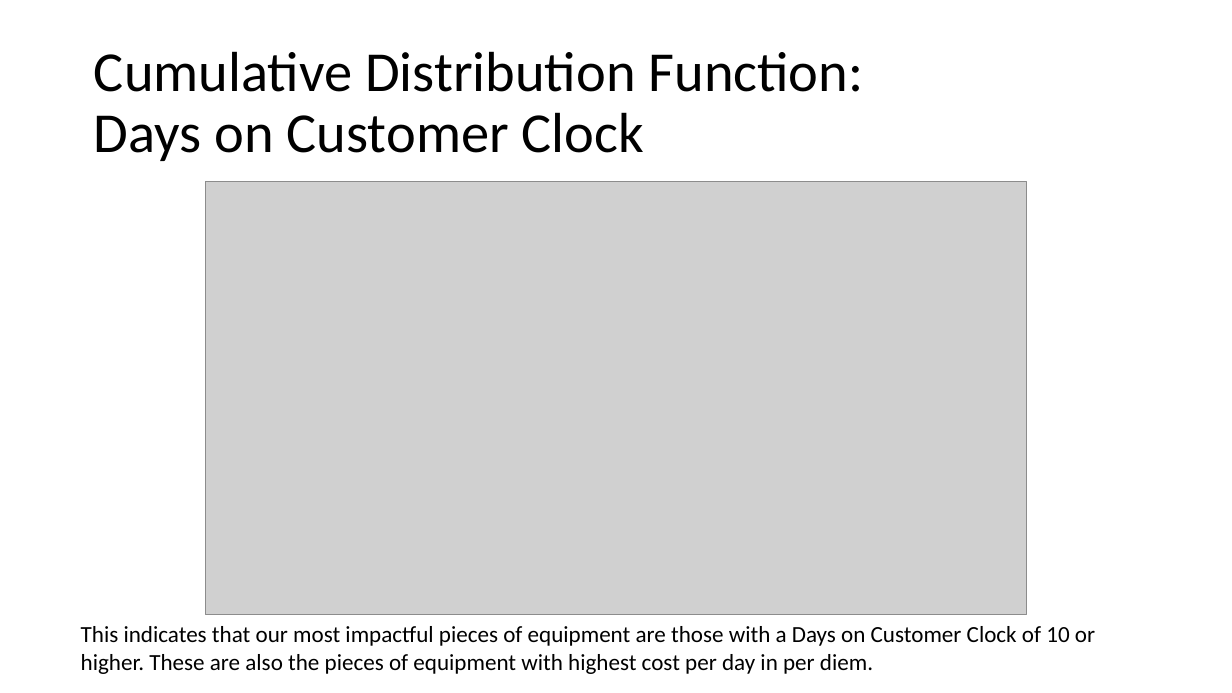
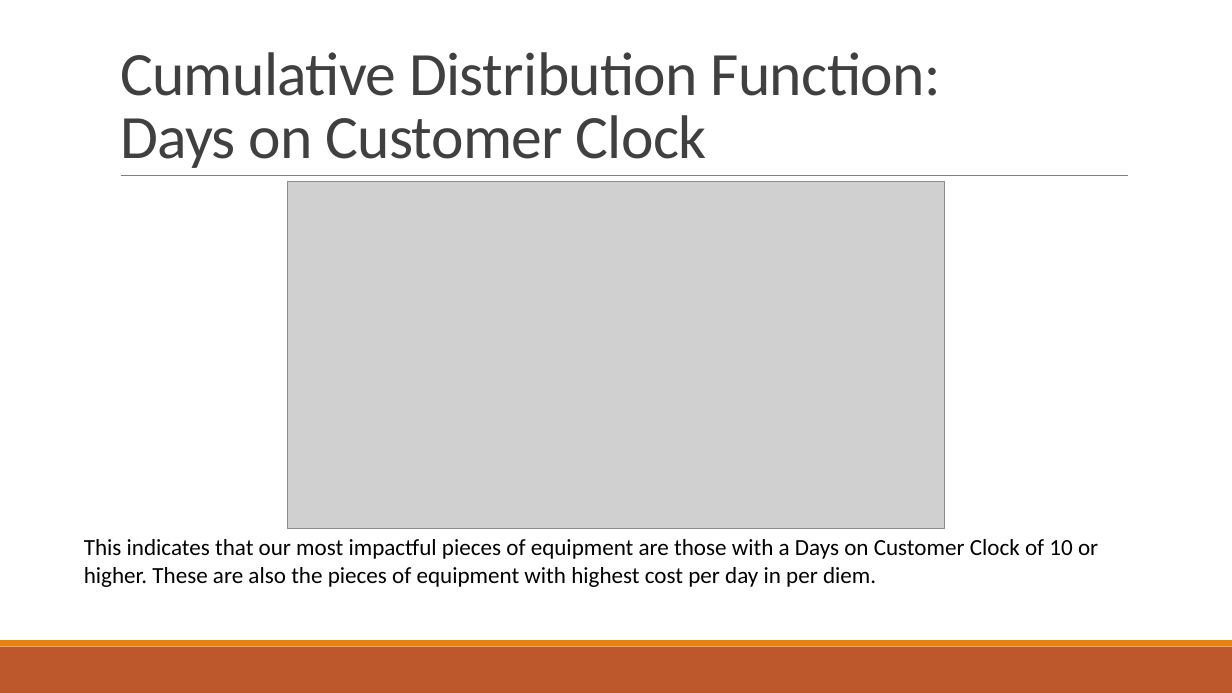
Before and after one commit to ihit140d/Robert_Bresley_Final_Project, a slide deck: slide 15 of Robert_Bresley_final_project.pptx. Drawn at 1232x693 pixels with LibreOffice and Linux fonts; fonts in the diff are those of the drawing; grey boxes stand for pictures. Boxes give left, top, right and bottom in pixels: in the first picture for what was removed or moved away, otherwise in the second. Text is boxed around its words. In the diff, an @@ line names an element or a change of style, - is before the commit and + after.

Commit message:
Make updates to formatting

```diff
--- a/Robert_Bresley_final_project.pptx
+++ b/Robert_Bresley_final_project.pptx
@@ title "Cumulative Distribution Function: Days on ...": place and size @@
-title "Cumulative Distribution Function: Days on ..." at (94,51,864,161)
+title "Cumulative Distribution Function: Days on ..." at (120,52,941,168)
@@ title "Cumulative Distribution Function: Days on ..." at (120,52,941,168): size 44 to 48 pt, text colour #000000 to #404040, letter spacing 0 to -0.5 pt; line spacing 0.9 to 0.85; vertical alignment middle to bottom @@
@@ line added from (121, 176) to (1128, 176), #808080 0.5 pt @@
@@ picture: place and size @@
-picture at (205,181,1028,615)
+picture at (287,181,945,528)
@@ text "This indicates that our most ...": place and size @@
-text "This indicates that our most ..." at (81,626,1095,674)
+text "This indicates that our most ..." at (84,539,1098,587)
@@ rectangle added at (0,647,1232,693), fill #BD582C @@
@@ rectangle added at (0,640,1232,647), fill #E48312 @@
```
Also in this commit, not shown: 19 other slides changed.
